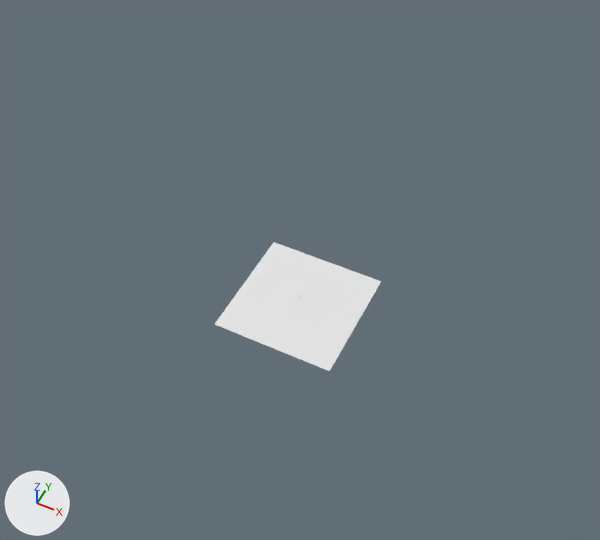
What one commit did to the Blender file Proyecto Arqui.blend.
Both versions are drawn from a 50 mm lens placed at (128.0, -255.0, 342.0), pointed at (5.0, -9.0, 34.0). Lighting does not change. The marker at lower left points along +X, +Y and +Z. Materials are left out; every surface is plain grey.
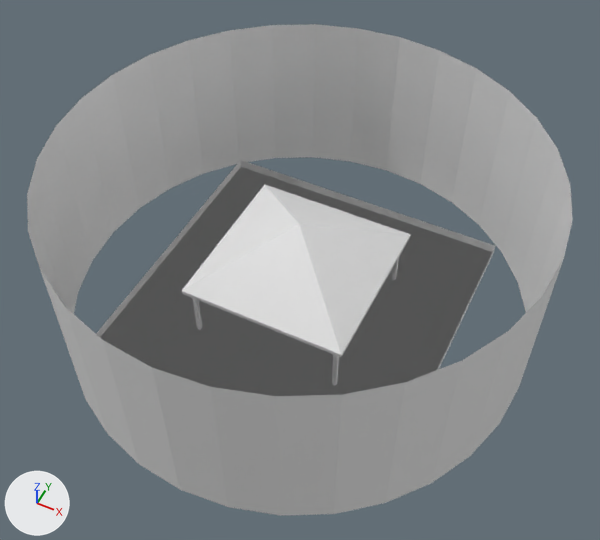
Boxes (x1, y1, x2, y2) around the edits, measured in the pictures (600 x 540 px):
```json
{"object": "Cylinder", "change": "added", "after": [27, 24, 573, 515]}
{"object": "Plane", "change": "reshaped, rescaled", "before": [215, 242, 381, 371], "after": [96, 160, 495, 396]}
{"object": "Plane.001", "change": "added", "after": [181, 184, 411, 386]}
{"part": 1, "of": "me_plane_001", "change": "built on", "after": [96, 160, 495, 396]}
```

Edits to the scene script, one JSON object a line:
```json
{"block": "me_plane_001", "where": "# used by ob_plane; location = (0.0, 0.7, -3.8); scale = (33.5, 33.5, 33.5)"}
{"op": "remove", "block": "me_plane_001", "code": "me_plane_001.from_pydata(...)  # 4 vertices, 1 face; spans x -1.0..1.0, y -1.0..1.0, z 0.0"}
{"op": "add", "block": "me_plane_001", "code": "me_plane_001.from_pydata(...)  # 23 vertices, 16 faces; spans x -1.0..1.0, y -1.0..1.0, z 0.0..0.07"}
{"block": "me_plane_001", "change": "me_plane_001 part 1"}
{"block": "me_plane_001", "change": "1 face is deleted"}
{"block": "me_plane_001", "change": "13 vertices are added at x -1.0..1.0, y -1.0..1.0, z 0.0"}
{"block": "me_plane_001", "change": "6 new vertices lie (0.0, 0.0, 0.07) away from vertices in x -1.0..1.0, y -1.0..1.0, z 0.0"}
{"block": "me_plane_001", "change": "16 new faces join them"}
{"op": "add", "block": "me_plane_003", "code": ["me_plane_003 = bpy.data.meshes.new('Plane.003')", "me_plane_003.from_pydata(...)  # 66 vertices, 56 faces; spans x -1.0..1.0, y -1.0..1.0, z -0.77..0.62"]}
{"op": "add", "block": "me_cylinder_003", "code": ["me_cylinder_003 = bpy.data.meshes.new('Cylinder.003')", "me_cylinder_003.from_pydata(...)  # 64 vertices, 32 faces; spans x -1.0..1.0, y -1.0..1.0, z -0.03..0.76"]}
{"op": "set", "path": "ob_plane.scale", "old": "(33.5, 33.5, 33.5)", "new": "(82.1, 82.1, 82.1)"}
{"op": "add", "block": "ob_plane_001", "code": ["ob_plane_001 = bpy.data.objects.new('Plane.001', me_plane_003)", "ob_plane_001.location = (-0.1, 0.4, 28.7)", "ob_plane_001.scale = (43.4, 43.4, 43.4)"]}
{"op": "add", "block": "ob_cylinder", "code": ["ob_cylinder = bpy.data.objects.new('Cylinder', me_cylinder_003)", "ob_cylinder.location = (0.2, 0.2, -1.6)", "ob_cylinder.scale = (121.0, 121.0, 121.0)"]}
```
